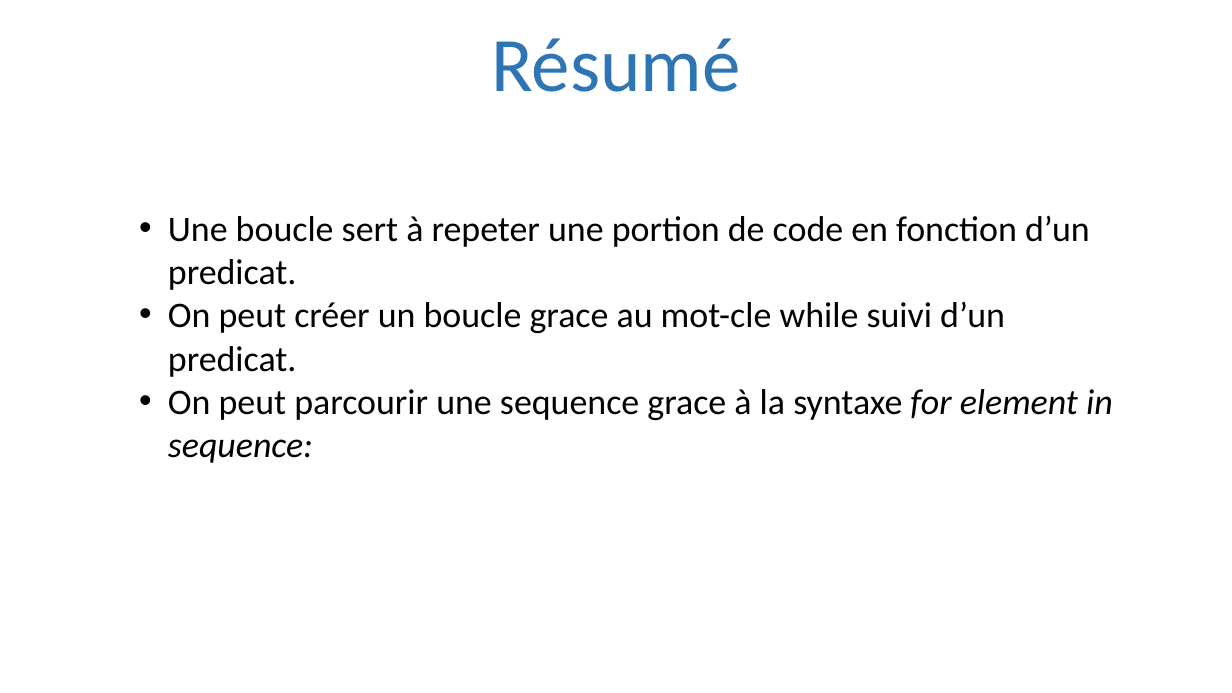
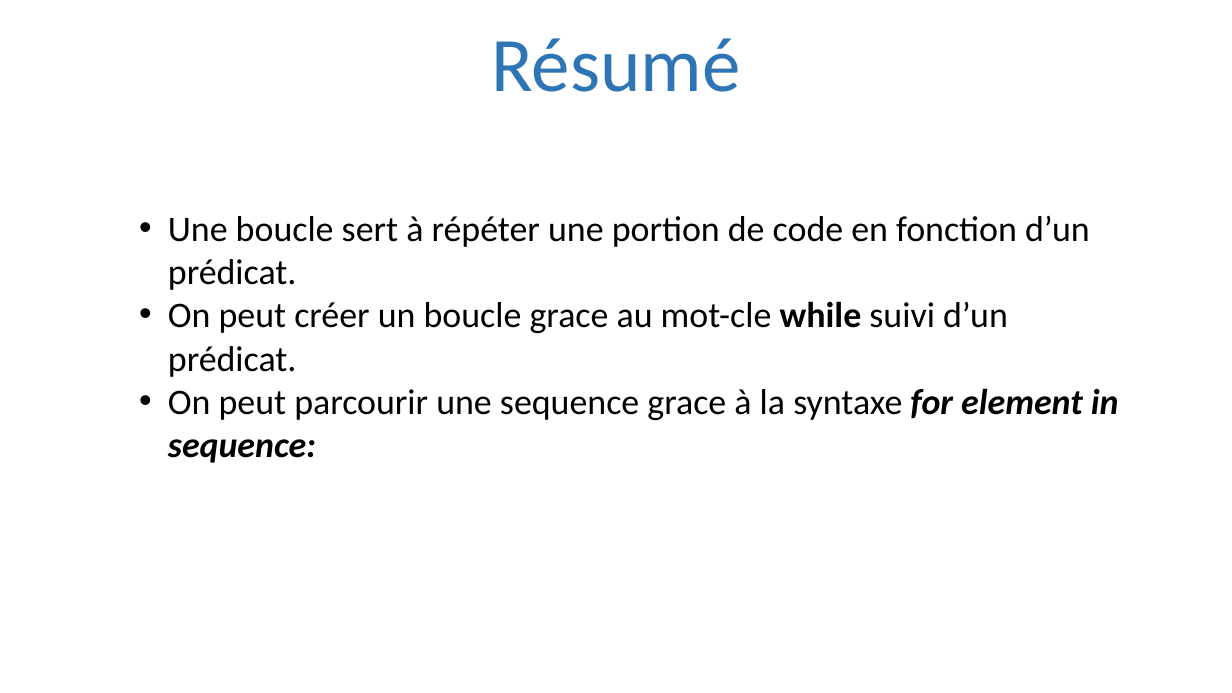
Before and after one commit to julienPalleau/PythonDoc, a slide deck: slide 25 of Python-resume.pptx (slide 23 before the commit). Drawn at 1232x693 pixels with LibreOffice and Linux fonts; fonts in the diff are those of the drawing. Boxes give left, top, right and bottom in pixels: in the first picture for what was removed or moved away, otherwise in the second. Text is boxed around its words. In the diff, an @@ line names an element or a change of style, - is before the commit and + after.

```diff
--- a/Python-resume.pptx
+++ b/Python-resume.pptx
@@ text at (168,216,1090,377): text changed @@
-• Une boucle sert à repeter une portion de code en fonction d’un predicat.
-• On peut créer un boucle grace au mot-cle while suivi d’un predicat.
+• Une boucle sert à répéter une portion de code en fonction d’un prédicat.
+• On peut créer un boucle grace au mot-cle while suivi d’un prédicat.
@@ text at (168,388,1119,463): bold on in "for element in sequence:" @@
```
Also in this commit, not shown: 3 other slides changed, 18 slides added, 1 slide removed.
